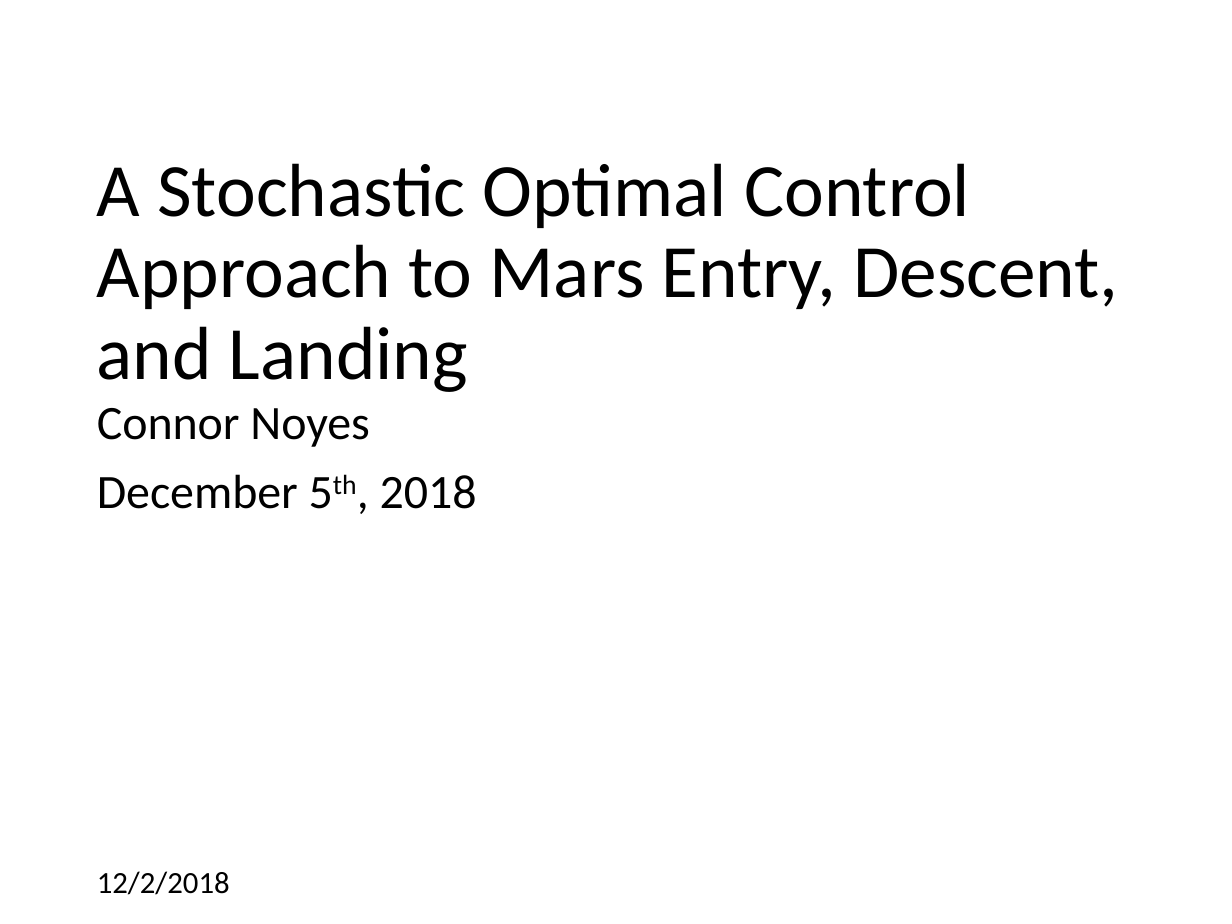
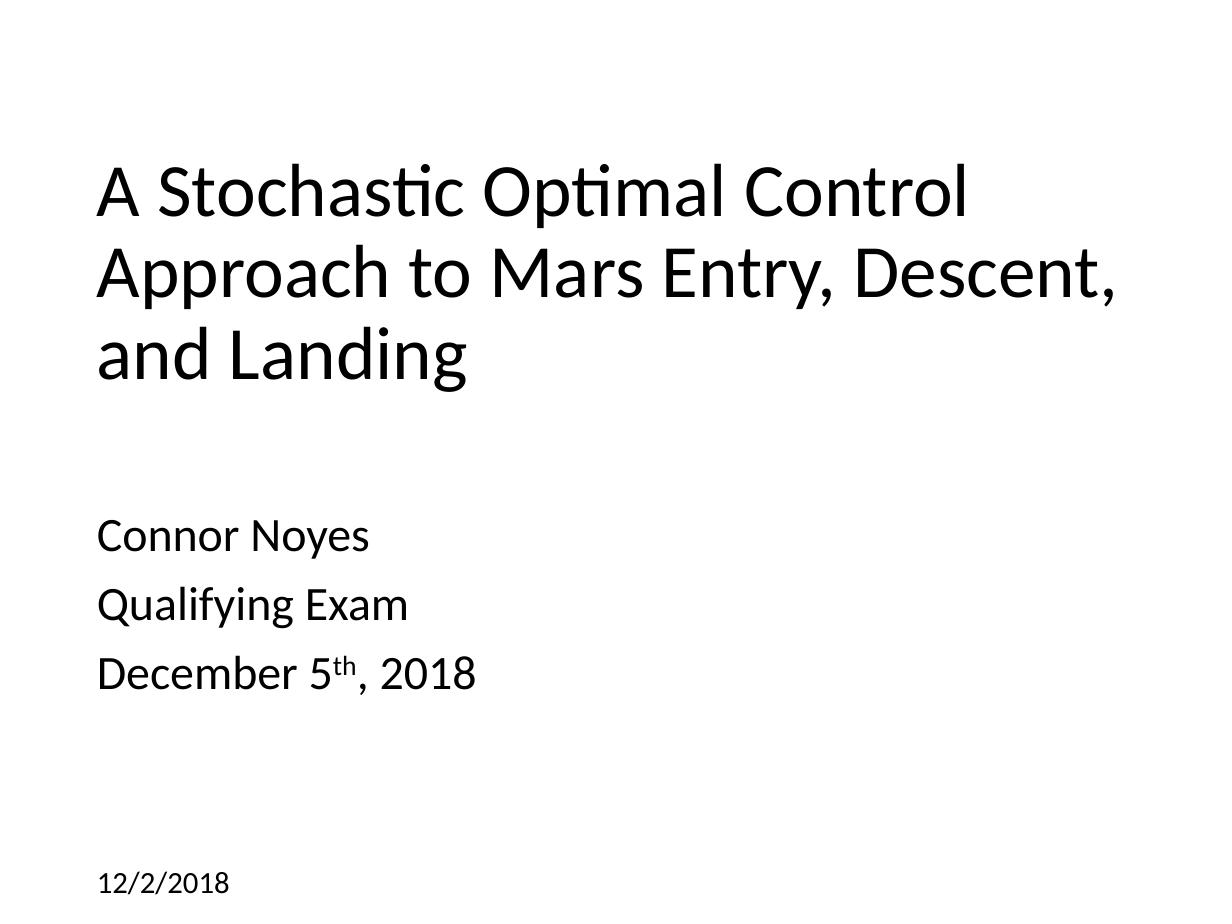
Before and after one commit to CDNoyes/EDL-Py, a slide deck: slide 1 of Documents/Qual Exam.pptx. Drawn at 1232x924 pixels with LibreOffice and Linux fonts; fonts in the diff are those of the drawing; background and template pictures are left out. Boxes give left, top, right and bottom in pixels: in the first picture for what was removed or moved away, otherwise in the second. Text is boxed around its words. In the diff, an @@ line names an element or a change of style, - is before the commit and + after.

```diff
--- a/Documents/Qual Exam.pptx
+++ b/Documents/Qual Exam.pptx
@@ text "Connor Noyes": place and size @@
-text "Connor Noyes" at (97,408,477,509)
+text "Connor Noyes" at (97,520,477,690)
@@ text at (97,586,409,629): paragraph added @@
+Qualifying Exam
```
Also in this commit, not shown: 14 other slides changed, 3 slides added.
